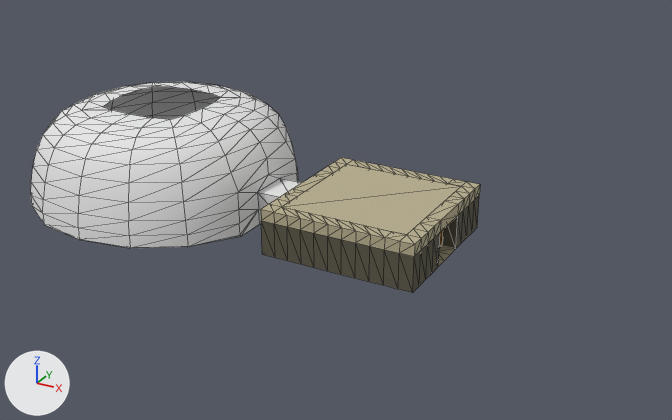
A saved change to the glTF model static/models/room.glb.
Rendered twice from a camera (50 mm lens) standing at (23.4, -47.3, 25.2) and looking at (-2.8, 0.2, 1.4). Lighting does not change. The marker at lower left points along +X, +Y and +Z. Mesh edges are drawn as thin lines. Vertices at the same position are counted once.

Before the edit, the objects in view are built like this:
```python
me_floorplane = bpy.data.meshes.new('FloorPlane')
me_floorplane.from_pydata(...)  # 220 vertices, 414 faces; spans x -5.0..5.0, y -5.0..5.0, z 0.0..3.0
# faces by material slot: [382, 32]
me_floorplane.materials.append(mat_wallmaterialbaked)  # picture img_walltexture
me_floorplane.materials.append(mat_floormaterialbaked)
me_plane_001 = bpy.data.meshes.new('Plane.001')
me_plane_001.from_pydata(...)  # 226 vertices, 427 faces; spans x -25.0..-5.0, y -9.0..9.0, z 0.0..6.7
me_plane_001.materials.append(mat_domematerial)  # white #e7e7e7
ob_dome = bpy.data.objects.new('Dome', me_plane_001)
ob_dome.location = (0.0, 0.0, 0.0)
ob_room = bpy.data.objects.new('Room', me_floorplane)
ob_room.location = (0.0, 0.0, 0.0)
```
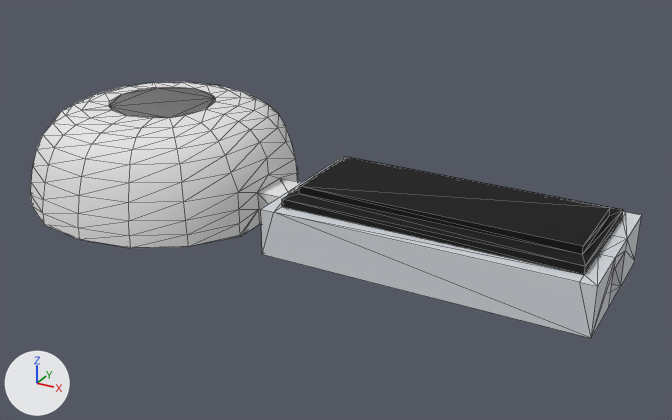
Commit message: room 2.0

Boxes (x1, y1, x2, y2) around the edits, measured in the pictures (672 x 420 px):
'Lobby', added
    after: (261, 157, 641, 338)
    faces in mat_wallmaterial (light grey #d5d8de): (261, 158, 641, 338)
    faces in mat_ceilingmaterial (black #070707): (282, 157, 623, 275)
'Room', deleted
    before: (261, 158, 480, 293)
    faces in mat_wallmaterialbaked (picture img_walltexture): (261, 158, 480, 293)
part 1 of me_plane_001, built on
    both: (82, 83, 239, 128)

Patch to the scene script:
```diff
--- a/static/models/room.glb.py
+++ b/static/models/room.glb.py
@@ mat_domecapmaterial @@
+mat_domecapmaterial = principled_material('DomeCapMaterial')
+mat_domecapmaterial.base_color = (1.0, 1.0, 1.0)  # white #ffffff
+mat_domecapmaterial.roughness = 0.1
+mat_domecapmaterial.alpha = 0.2
+mat_domecapmaterial.transmission_weight = 1.0
@@ mat_wallmaterial @@
+mat_wallmaterial = principled_material('WallMaterial')
+mat_wallmaterial.base_color = (0.665, 0.687, 0.73)  # light grey #d5d8de
+mat_wallmaterial.roughness = 0.9
@@ mat_ceilingmaterial @@
+mat_ceilingmaterial = principled_material('CeilingMaterial')
+mat_ceilingmaterial.base_color = (0.00212, 0.00212, 0.00212)  # black #070707
+mat_ceilingmaterial.roughness = 1.0
@@ me_plane_001 @@
 # used by ob_dome; location = (0.0, 0.0, 0.0)
-me_plane_001.from_pydata(...)  # 226 vertices, 427 faces; spans x -25.0..-5.0, y -9.0..9.0, z 0.0..6.7
+me_plane_001.from_pydata(...)  # 225 vertices, 441 faces; spans x -25.0..-5.0, y -9.0..9.0, z 0.0..6.7
+# me_plane_001 part 1
+# 4 vertices are removed from x -18.8..-13.2, y -2.8..2.8, z 6.6
+# 12 faces are deleted
+# 4 vertices move from x -19.2..-12.7, y -3.3..3.3, z 6.7 to x -19.5..-12.4, y -3.6..3.6, z 6.7
+# 4 vertices are added at (-18.5, -2.5, 6.6), (-13.5, -2.5, 6.6), (-18.5, 2.5, 6.6), (-13.5, 2.5, 6.6)
+# 12 new faces join them, mat_domematerial (white #e7e7e7)
+# 14 new faces join them, mat_domecapmaterial (white #ffffff)
 me_plane_001.materials.append(mat_domematerial)
+me_plane_001.materials.append(mat_domecapmaterial)  # white #ffffff
@@ me_floorplane_1 @@
+me_floorplane_1.from_pydata(...)  # 56 vertices, 114 faces; spans x -5.0..15.0, y -5.0..5.0, z 0.0..4.0
+# faces by material slot: [88, 26]
+me_floorplane_1.materials.append(mat_wallmaterial)  # light grey #d5d8de
+me_floorplane_1.materials.append(mat_ceilingmaterial)  # black #070707
@@ ob_room @@
-ob_room = bpy.data.objects.new('Room', me_floorplane)
-ob_room.location = (0.0, 0.0, 0.0)
@@ ob_lobby @@
+ob_lobby = bpy.data.objects.new('Lobby', me_floorplane_1)
+ob_lobby.location = (0.0, 0.0, 0.0)
```
